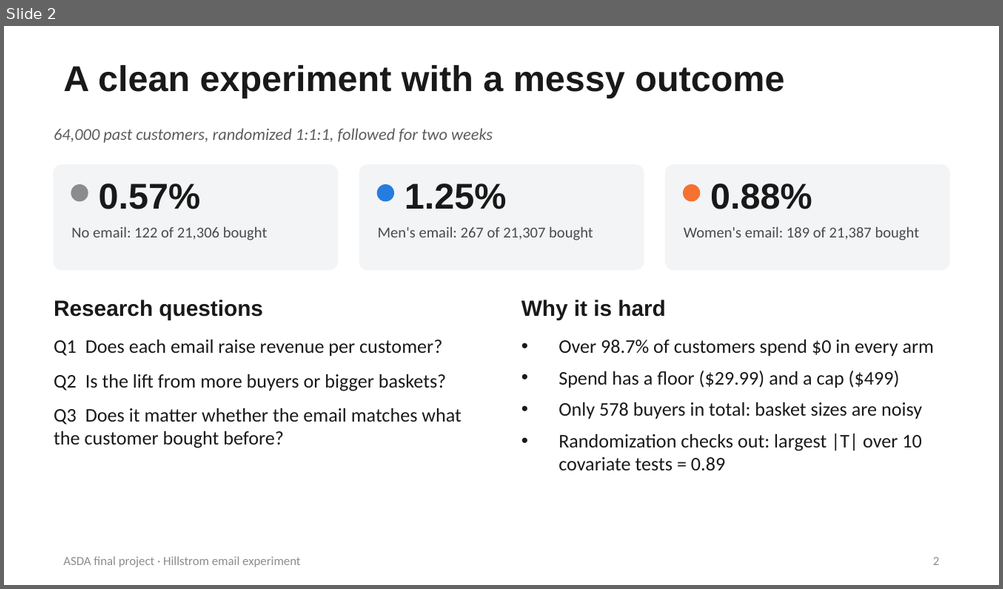
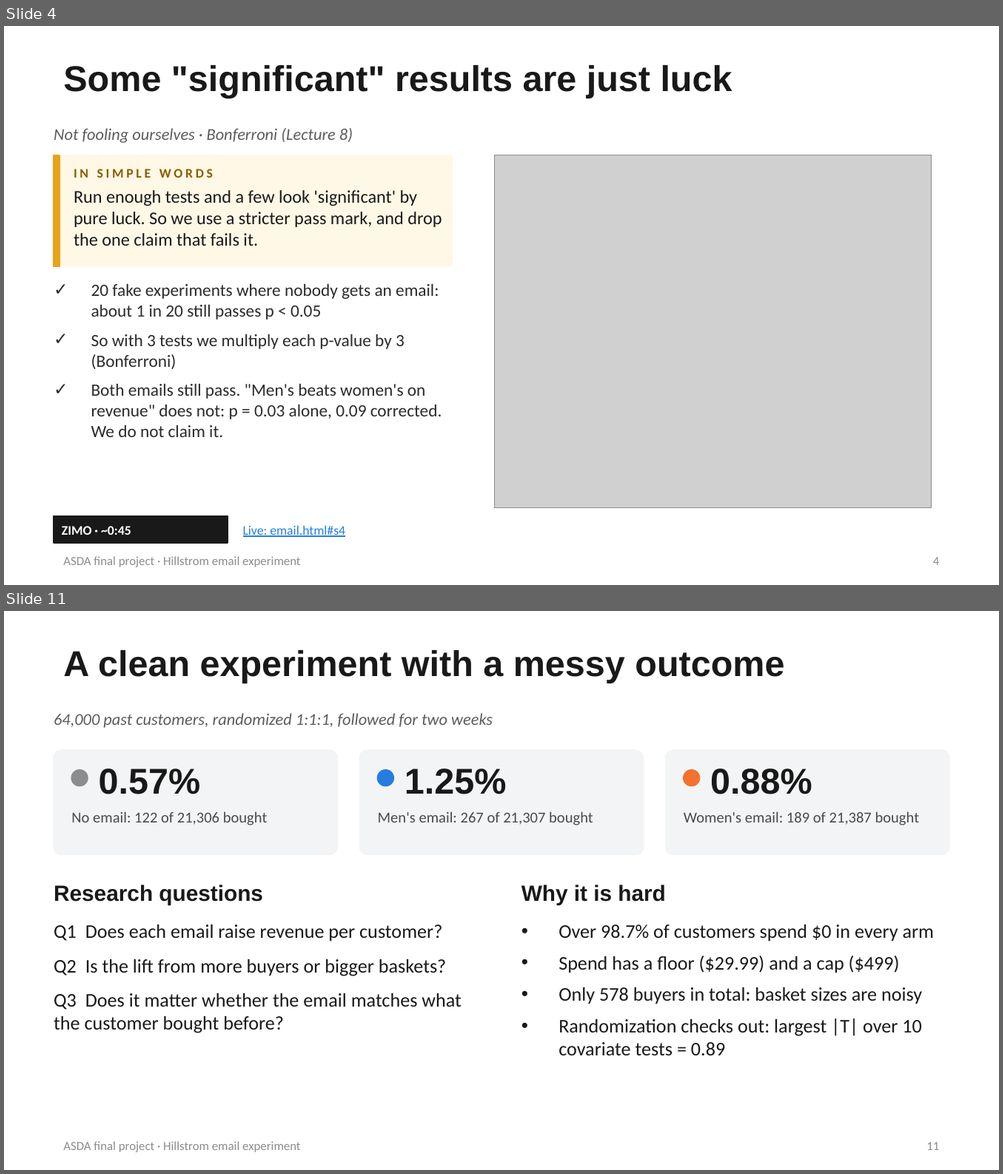
Before and after one commit to sahiljangra12/asda-final-project, a slide deck: slides/Hillstrom_Presentation.pptx. Shown one above the other, each under a label of ours: slide 2 before the commit, slides 4 and 11 after it; the slides between them are not shown. The pictures are 1003x589 and 1003x1174 pixels, drawn with LibreOffice and Linux fonts; fonts in the diff are those of the drawing; grey boxes stand for pictures. Boxes give left, top, right and bottom in pixels: in the first picture for what was removed or moved away, otherwise in the second. Text is boxed around its words. In the diff, an @@ line names an element or a change of style, - is before the commit and + after.

```diff
--- a/slides/Hillstrom_Presentation.pptx
+++ b/slides/Hillstrom_Presentation.pptx
@@ slide 4 added at [4,26,999,585], background #FFFFFF; not listed: 1 template element that a slide beside it also shows @@
@@ title added at [63,65,732,99], 26 pt, text #191919, bold @@
+Some "significant" results are just luck
@@ text added at [54,128,353,143], 12 pt, text #5C5C5C, italic @@
+Not fooling ourselves · Bonferroni (Lecture 8)
@@ rectangle added at [54,156,452,266], fill #FFF8E6, outline #FFF8E6 1 pt @@
@@ rectangle added at [54,156,60,266], fill #E8A317, outline #E8A317 1 pt @@
@@ picture added at [495,156,931,508] @@
@@ text added at [74,169,441,246], 13 pt, text #191919 @@
+IN SIMPLE WORDS
+Run enough tests and a few look 'significant' by pure luck. So we use a stricter pass mark, and drop the one claim that fails it.
@@ text added at [91,284,442,437], 12.5 pt, text #2B2B2B @@
+✓ 20 fake experiments where nobody gets an email: about 1 in 20 still passes p < 0.05
+✓ So with 3 tests we multiply each p-value by 3 (Bonferroni)
+✓ Both emails still pass. "Men's beats women's on revenue" does not: p = 0.03 alone, 0.09 corrected. We do not claim it.
@@ rectangle added at [54,517,227,543], fill #191919, outline #191919 1 pt @@
@@ text added at [62,526,131,535], 9.5 pt, text #FFFFFF, bold @@
+ZIMO · ~0:45
@@ text added at [243,526,345,537], 9.5 pt, text #257DE0, underline @@
+Live: email.html#s4
@@ page number added at [933,557,939,565], 9 pt, text #8C8C8C @@
+4
@@ what was slide 2 is now slide 11 @@
@@ page number at [926,1142,939,1150]: text changed @@
-2
+11
```
Also in this commit, not shown: 2 slides changed, 8 other slides added, 1 slide removed, 16 other files.
